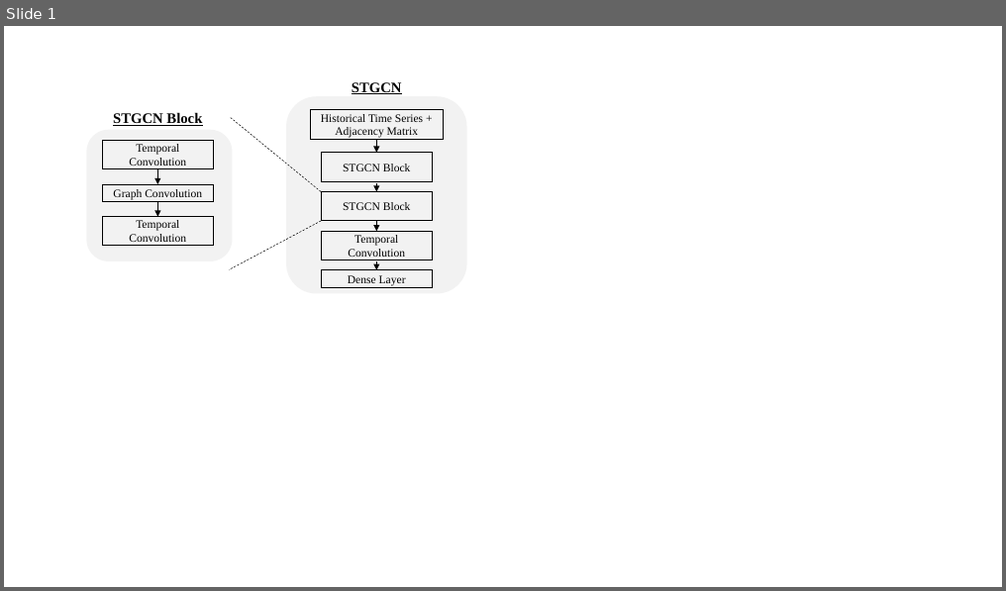
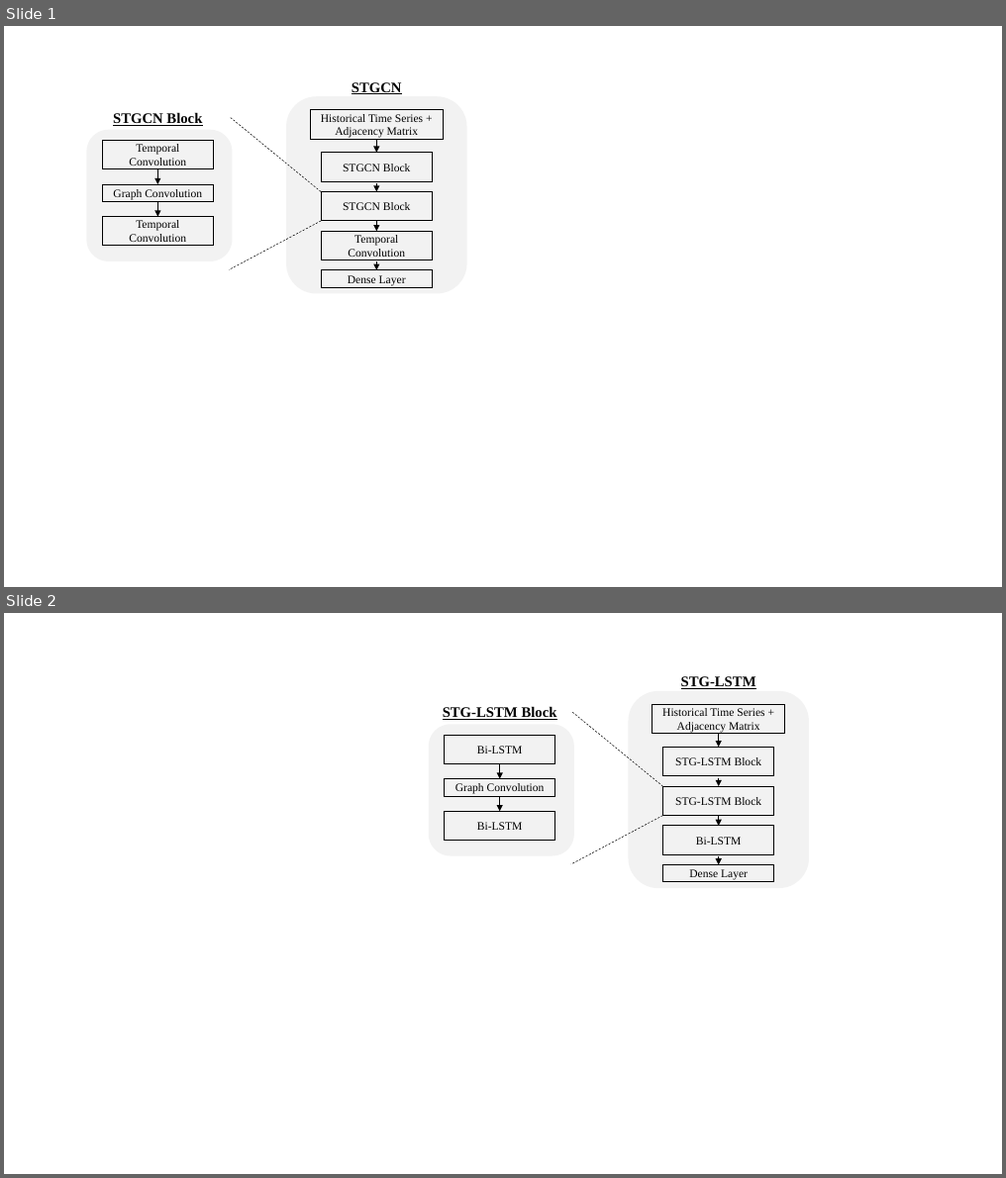
Before and after one commit to austnbell/energyDemand, a slide deck: report/diagrams.pptx. Shown one above the other, each under a label of ours: slide 1 before the commit, slides 1 and 2 after it. The pictures are 1006x591 and 1006x1178 pixels, drawn with LibreOffice and Linux fonts; fonts in the diff are those of the drawing. Boxes give left, top, right and bottom in pixels: in the first picture for what was removed or moved away, otherwise in the second. Text is boxed around its words. In the diff, an @@ line names an element or a change of style, - is before the commit and + after.

```diff
--- a/report/diagrams.pptx
+++ b/report/diagrams.pptx
@@ slide 2 added at <box>4,613,1002,1174</box>, background #FFFFFF @@
@@ rounded rectangle added at <box>629,691,809,888</box>, fill #F2F2F2 @@
@@ text added at <box>681,676,756,689</box>, 14 pt, text #000000, bold, underline @@
+STG-LSTM
@@ rounded rectangle added at <box>429,725,573,857</box>, fill #F2F2F2 @@
@@ text added at <box>443,706,557,720</box>, 14 pt, text #000000, bold, underline @@
+STG-LSTM Block
@@ line added from (662, 786) to (573, 713), #000000 0.5 pt dashed @@
@@ rectangle added at <box>652,704,785,734</box>, outline #000000 1 pt, 11 pt, text #000000 @@
+Historical Time Series + Adjacency Matrix
@@ rectangle added at <box>445,735,555,764</box>, outline #000000 1 pt, 11 pt, text #000000 @@
+Bi-LSTM
@@ rectangle added at <box>662,747,774,776</box>, outline #000000 1 pt, 11 pt, text #000000 @@
+STG-LSTM Block
@@ arrow added from (719, 734) to (719, 747), #000000 0.5 pt @@
@@ rectangle added at <box>445,779,555,796</box>, outline #000000 1 pt, 11 pt, text #000000 @@
+Graph Convolution
@@ arrow added from (500, 764) to (500, 779), #000000 0.5 pt @@
@@ rectangle added at <box>662,786,774,816</box>, outline #000000 1 pt, 11 pt, text #000000 @@
+STG-LSTM Block
@@ arrow added from (719, 778) to (719, 786), #000000 0.5 pt @@
@@ rectangle added at <box>445,811,555,841</box>, outline #000000 1 pt, 11 pt, text #000000 @@
+Bi-LSTM
@@ arrow added from (500, 796) to (500, 811), #000000 0.5 pt @@
@@ line added from (662, 816) to (571, 864), #000000 0.5 pt dashed @@
@@ arrow added from (719, 816) to (719, 826), #000000 0.5 pt @@
@@ rectangle added at <box>662,826,774,855</box>, outline #000000 1 pt, 11 pt, text #000000 @@
+Bi-LSTM
@@ rectangle added at <box>662,865,774,882</box>, outline #000000 1 pt, 11 pt, text #000000 @@
+Dense Layer
@@ arrow added from (719, 857) to (719, 865), #000000 0.5 pt @@
```
Also in this commit, not shown: 7 other files.
